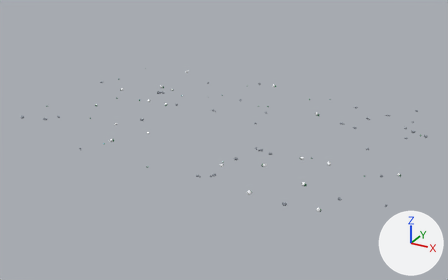
An edit to the glTF model assets/models/level_4_decor.glb, drawn before and after from the same camera.
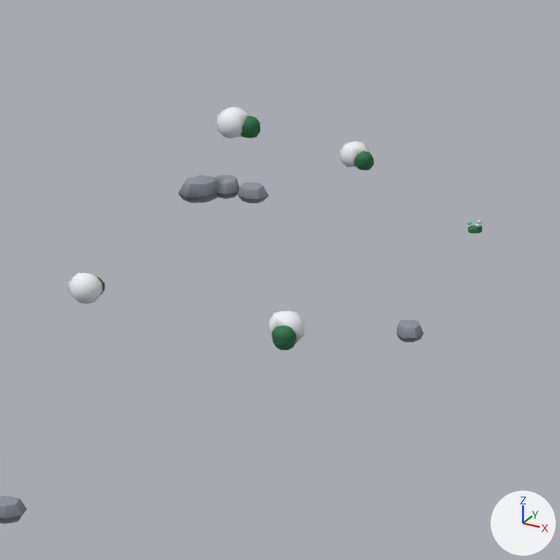
The first picture shows the older version from a 50 mm lens placed at (30.8, -55.8, 25.8), pointed at (0.3, -0.4, -1.9). The close-ups show the older and then the newer version on the part from 32% to 42% of the width and 27% to 44% of the height of that picture. Only the edits that show in the close-ups are written down. Every picture has the same lights, and +X, +Y and +Z are marked at lower right. Objects named as collision shapes, trigger or cutter boxes, shadow casters or lower levels of detail are left out. Where no turn or scale is listed for an object, it has been applied to the vertices. Vertices at exactly the same position are counted once.

Objects in the first close-up: 'Chunk_m1_m1' and 1 more.
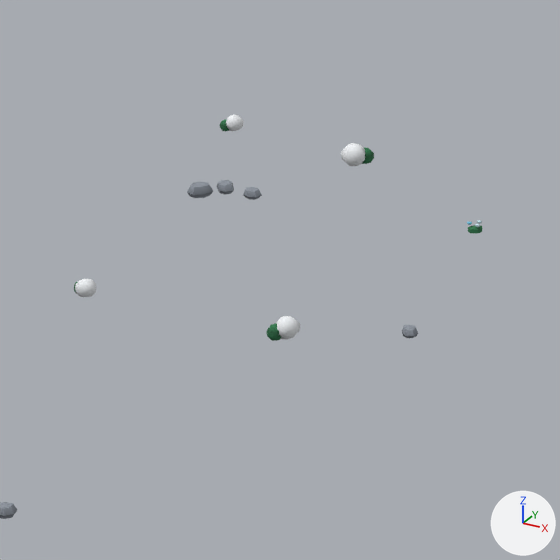
Boxes (x1, y1, x2, y2) around the edits, measured in the close-ups (560 x 560 px; the box of a moved part takes in the faces that stretch with it):
'Chunk_m1_m1', reshaped (7% shorter)
    before: (68, 107, 482, 350)
    after: (74, 115, 482, 341)
part 1 of me_chunk_m1_m1, moved or reshaped
    before: (217, 107, 250, 138)
    after: (226, 115, 244, 131)
part 2 of me_chunk_m1_m1, moved or reshaped
    before: (241, 116, 261, 138)
    after: (220, 119, 229, 131)
part 3 of me_chunk_m1_m1, moved or reshaped
    before: (268, 311, 305, 343)
    after: (276, 316, 300, 340)
part 4 of me_chunk_m1_m1, moved or reshaped
    before: (272, 325, 297, 350)
    after: (267, 323, 281, 341)
part 5 of me_chunk_m1_m1, moved or reshaped
    before: (68, 273, 103, 304)
    after: (75, 279, 96, 297)
part 6 of me_chunk_m1_m1, moved or reshaped (mostly hidden afterwards)
    before: (96, 276, 105, 295)
    after: (74, 282, 77, 294)
part 7 of me_chunk_m1_m1, moved or reshaped
    before: (340, 141, 369, 167)
    after: (341, 143, 365, 166)
part 8 of me_chunk_m1_m1, moved or reshaped
    before: (354, 151, 374, 170)
    after: (362, 148, 374, 164)
part 9 of me_chunk_m1_m1, moved or reshaped
    before: (238, 182, 269, 203)
    after: (243, 187, 262, 200)
part 10 of me_chunk_m1_m1, moved or reshaped
    before: (397, 320, 424, 342)
    after: (402, 325, 418, 338)
part 11 of me_chunk_m1_m1, moved or reshaped
    before: (214, 175, 239, 199)
    after: (217, 180, 234, 195)
part 12 of me_chunk_m1_m1, moved or reshaped
    before: (178, 175, 218, 203)
    after: (187, 182, 213, 198)

The change in detail:
me_chunk_m1_m1 is used by ob_chunk_m1_m1; location (0.0, 0.0, 0.0).
me_chunk_m1_m1 had 880 vertices, 1592 faces and spanned x -13.62..-0.04, y 1.31..14.39, z -0.19..0.17.
me_chunk_m1_m1 now has 880 vertices, 1592 faces and spans x -13.54..-0.18, y 1.31..14.34, z -0.15..0.11.
me_chunk_m1_m1 part 1: the loose piece of 34 vertices spanning x -12.99..-12.61, y 6.68..7.06, z -0.17..0.17 is turned -164.3 degrees about the z axis through its middle and scaled by 0.532, then moved by (0.01, 0.0, 0.0).
me_chunk_m1_m1 part 2: the loose piece of 34 vertices spanning x -12.78..-12.51, y 6.8..7.06, z -0.18..0.08 is turned -164.3 degrees about the z axis through its middle and scaled by 0.532, then moved by (-0.22, -0.11, 0.02).
me_chunk_m1_m1 part 3: the loose piece of 34 vertices spanning x -8.94..-8.55, y 1.64..2.02, z -0.18..0.16 is turned -63.6 degrees about the z axis through its middle and scaled by 0.688, then moved by (0.0, -0.01, 0.0).
me_chunk_m1_m1 part 4: the loose piece of 34 vertices spanning x -8.8..-8.54, y 1.54..1.81, z -0.19..0.07 is turned -63.6 degrees about the z axis through its middle and scaled by 0.688, then moved by (-0.14, 0.06, 0.01).
me_chunk_m1_m1 part 5: the loose piece of 34 vertices spanning x -11.39..-11.02, y 1.63..1.99, z -0.18..0.14 is turned 62.7 degrees about the z axis through its middle and scaled by 0.61, then moved by (0.0, 0.01, 0.0).
me_chunk_m1_m1 part 6: the loose piece of 34 vertices spanning x -11.35..-11.1, y 1.84..2.1, z -0.18..0.05 is turned 62.7 degrees about the z axis through its middle and scaled by 0.61, then moved by (-0.07, -0.12, 0.01).
me_chunk_m1_m1 part 7: the loose piece of 34 vertices spanning x -11.24..-10.92, y 6.5..6.81, z -0.16..0.12 is turned 67.5 degrees about the z axis through its middle and scaled by 0.858.
me_chunk_m1_m1 part 8: the loose piece of 34 vertices spanning x -11.06..-10.84, y 6.52..6.73, z -0.16..0.05 is turned 67.5 degrees about the z axis through its middle and scaled by 0.858, then moved by (-0.06, 0.12, 0.0).
me_chunk_m1_m1 part 9: the loose piece of 23 vertices spanning x -11.52..-11.14, y 4.89..5.19, z -0.08..0.1 is scaled about its middle by 0.6, then moved by (0.0, 0.0, -0.01).
me_chunk_m1_m1 part 10: the loose piece of 23 vertices spanning x -7.76..-7.42, y 2.13..2.45, z -0.08..0.1 is scaled about its middle by 0.6, then moved by (0.01, 0.01, -0.01).
me_chunk_m1_m1 part 11: the loose piece of 23 vertices spanning x -11.86..-11.47, y 4.9..5.27, z -0.09..0.12 is scaled about its middle by 0.6, then moved by (-0.01, -0.01, -0.01).
me_chunk_m1_m1 part 12: the loose piece of 23 vertices spanning x -12.07..-11.65, y 4.6..5.09, z -0.1..0.14 is scaled about its middle by 0.6, then moved by (0.0, 0.0, -0.02).
Other edits to the shape of me_chunk_m1_m1 do not show in these pictures.
